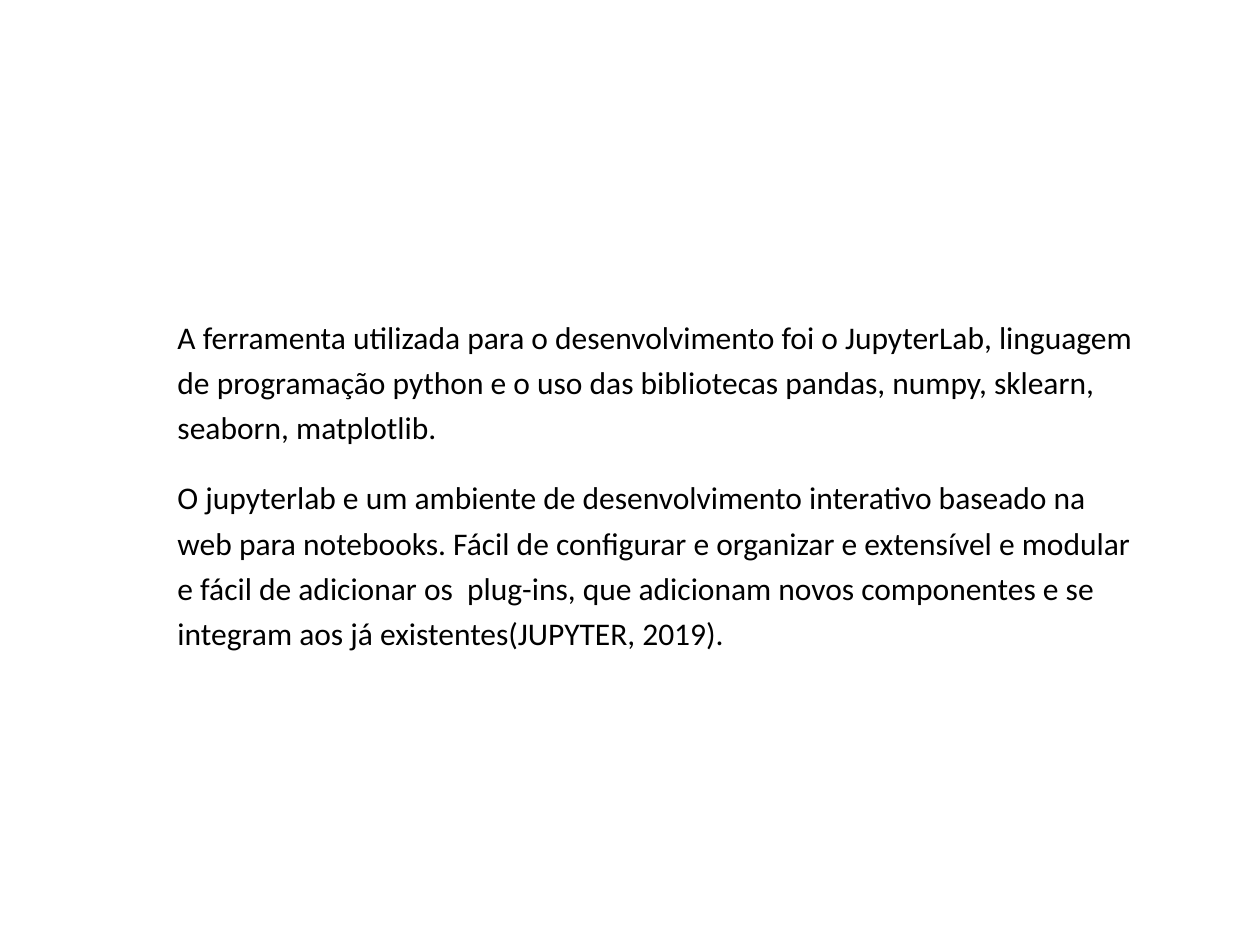
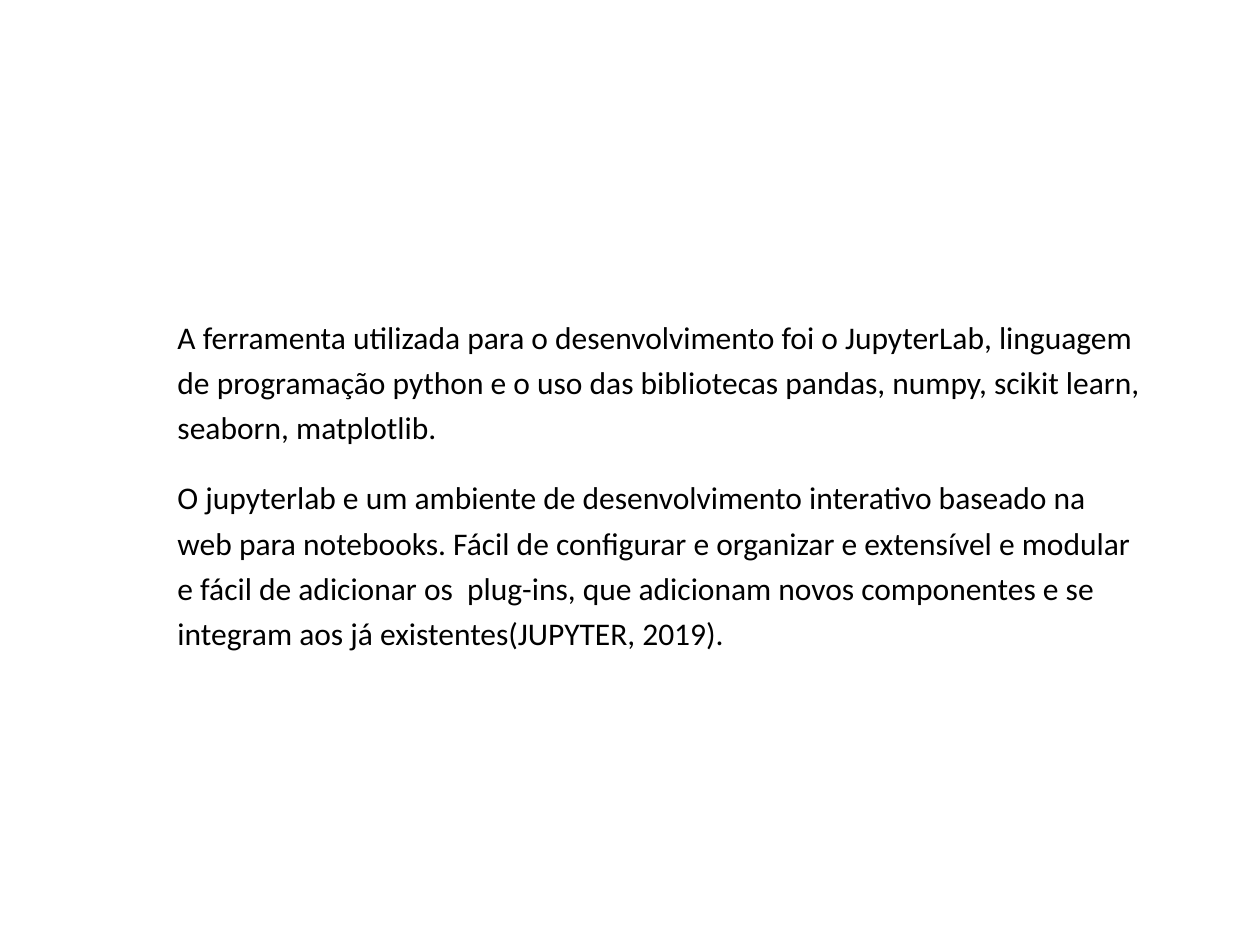
Before and after one commit to marcos901/Projeto-TCC, a slide deck: slide 7 of Parte escrita/Apresentação1.odp. Drawn at 1260x945 pixels with LibreOffice and Linux fonts; fonts in the diff are those of the drawing; background and template pictures are left out. Boxes give left, top, right and bottom in pixels: in the first picture for what was removed or moved away, otherwise in the second. Text is boxed around its words. In the diff, an @@ line names an element or a change of style, - is before the commit and + after.

```diff
--- a/Parte escrita/Apresentação1.odp
+++ b/Parte escrita/Apresentação1.odp
@@ text at (x1=177, y1=327, x2=1139, y2=444): text changed @@
-● A ferramenta utilizada para o desenvolvimento foi o JupyterLab, linguagem de programação python e o uso das bibliotecas pandas, numpy, sklearn, seaborn, matplotlib.
+● A ferramenta utilizada para o desenvolvimento foi o JupyterLab, linguagem de programação python e o uso das bibliotecas pandas, numpy, scikit learn, seaborn, matplotlib.
```
Also in this commit, not shown: 1 other slide changed, 11 other files.
